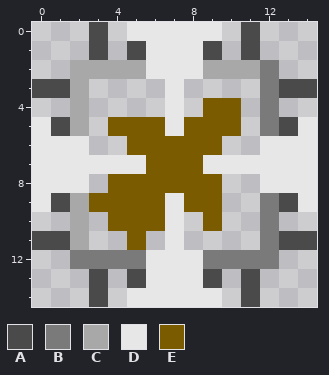
A pixel-art sprite gets an edit: images/ui/firingmode_directed.png. The first picture shows the starting point.
The file is 15x15 pixels.
Palette (. is transparent): A #4a4a4a  B #7a7a7a  C #a8a8a8  D #e7e7e7  E #7a5b00
Pixels before, first column x 0:
 0 ...A.DDDDD.A...
 1 ...A.ADDDA.A...
 2 ..CCCCDDDCCCB..
 3 AAC....D....BAA
 4 ..C....D.EE.B..
 5 DAC.EEEDEEE.BAD
 6 DDD..EEEEE..DDD
 7 DDDDDDEEEDDDDDD
 8 DDD.EEEEEE..DDD
 9 DACEEEEDEE..BAD
10 ..C.EEED.E..B..
11 AAC..E.D....BAA
12 ..BBBBDDDBBBB..
13 ...A.ADDDA.A...
14 ...A.DDDDD.A...
Now the later version:
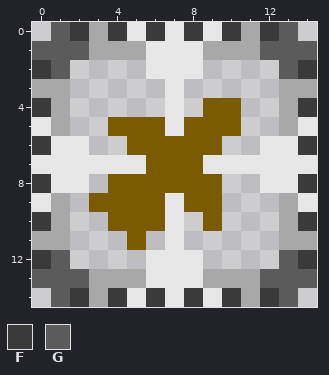
Colours new in this view: F #3a3a3a  G #5b5b5b
The commit says: Update firingmode opportunistic series icons and follow progression better.
Change:
The edit adds colour C in row 1 at x 4 and 10; in row 4 at x 1 and 13; in row 10 at x 1 and 13; in row 13 at x 4 and 10.
Colour A gives way to colour C in row 0 at x 3 and 11; in row 1 at x 3, 5, 9 and 11; in row 3 at x 0 to 1 and 13 to 14; in row 5 at x 1 and 13; in row 9 at x 1 and 13; in row 11 at x 0 to 1 and 13 to 14.
Colour A gives way to colour C in row 13 at x 3, 5, 9 and 11; in row 14 at x 3 and 11.
The edit adds colour F in row 0 at x 2, 4, 10 and 12; in row 2 at x 0 and 14; in row 4 at x 0 and 14; in row 10 at x 0 and 14; in row 12 at x 0 and 14; in row 14 at x 2, 4, 10 and 12.
Colour D gives way to colour F in row 0 at x 6 and 8; in row 6 at x 0 and 14; in row 8 at x 0 and 14; in row 14 at x 6 and 8.
The edit adds colour G in row 0 at x 1 and 13; in row 1 at x 0 to 2 and 12 to 14; in row 2 at x 1 and 13; in row 12 at x 1 and 13; in row 13 at x 0 to 2 and 12 to 14; in row 14 at x 1 and 13.
Colour B is gone in rows 2 to 5 at x 12; in rows 9 to 11 at x 12; in row 12 at x 2 to 5 and 9 to 12.
Colour C is gone in row 2 at x 2 to 5 and 9 to 11; in rows 3 to 5 at x 2; in rows 9 to 11 at x 2.
Boxes around the changes in both pictures, in picture pixels (x1, y1, x2, y2):
changed: (32, 22, 317, 307)
